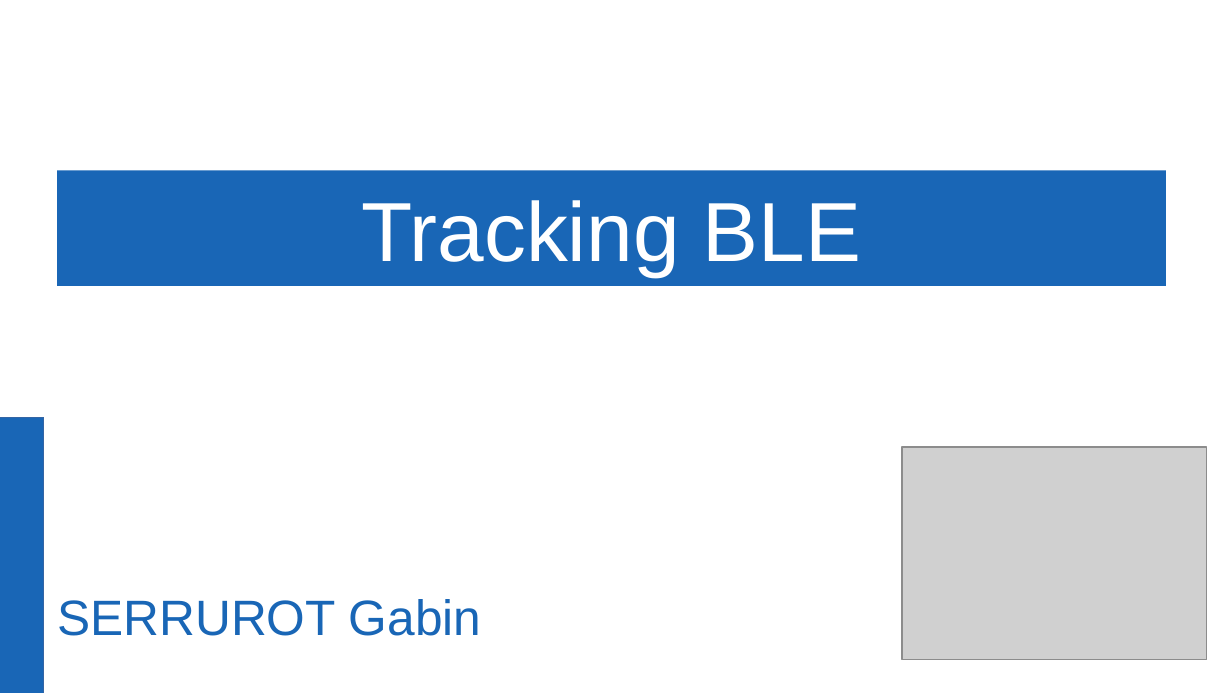
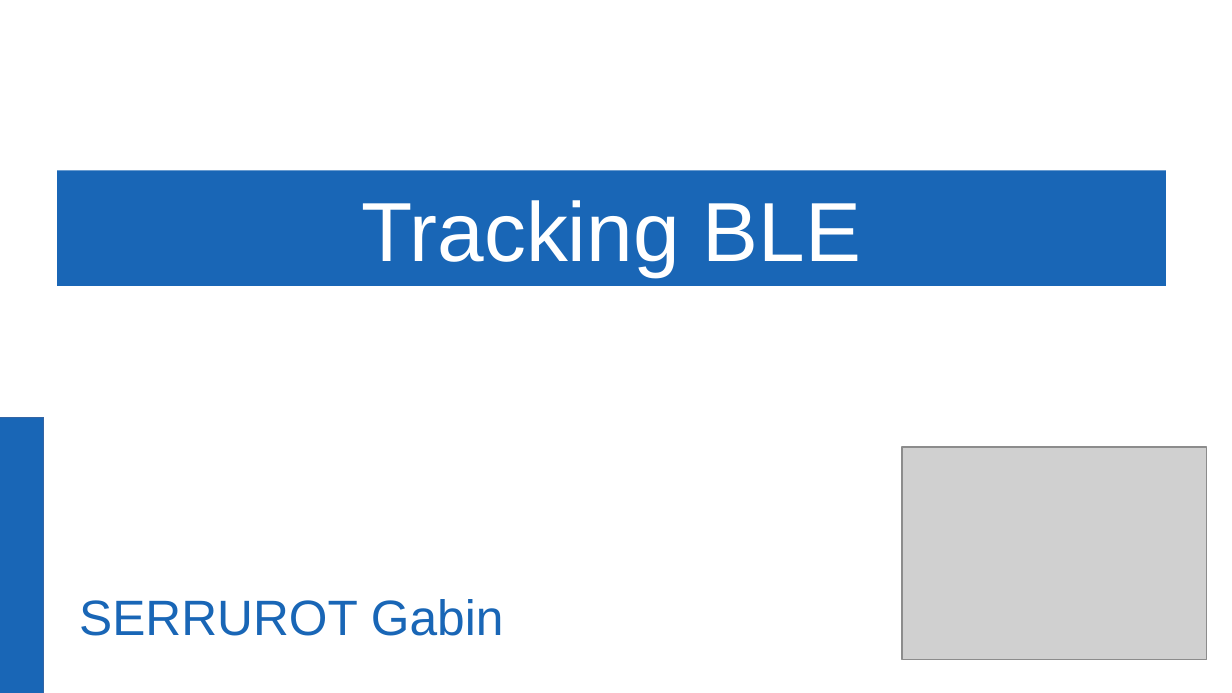
Before and after one commit to Gabin221/Tracking-BLE-documents, a slide deck: slide 1 of Revues/Revues2/Gabin/presentation_yahya_andrea_gabin.odp. Drawn at 1232x693 pixels with LibreOffice and Linux fonts; fonts in the diff are those of the drawing; grey boxes stand for pictures; background and template pictures are left out. Boxes give left, top, right and bottom in pixels: in the first picture for what was removed or moved away, otherwise in the second. Text is boxed around its words. In the diff, an @@ line names an element or a change of style, - is before the commit and + after.

```diff
--- a/Revues/Revues2/Gabin/presentation_yahya_andrea_gabin.odp
+++ b/Revues/Revues2/Gabin/presentation_yahya_andrea_gabin.odp
@@ title "SERRUROT Gabin": place and size @@
-title "SERRUROT Gabin" at (57,599,482,636)
+title "SERRUROT Gabin" at (79,599,504,636)
```
Also in this commit, not shown: 1 other file.
